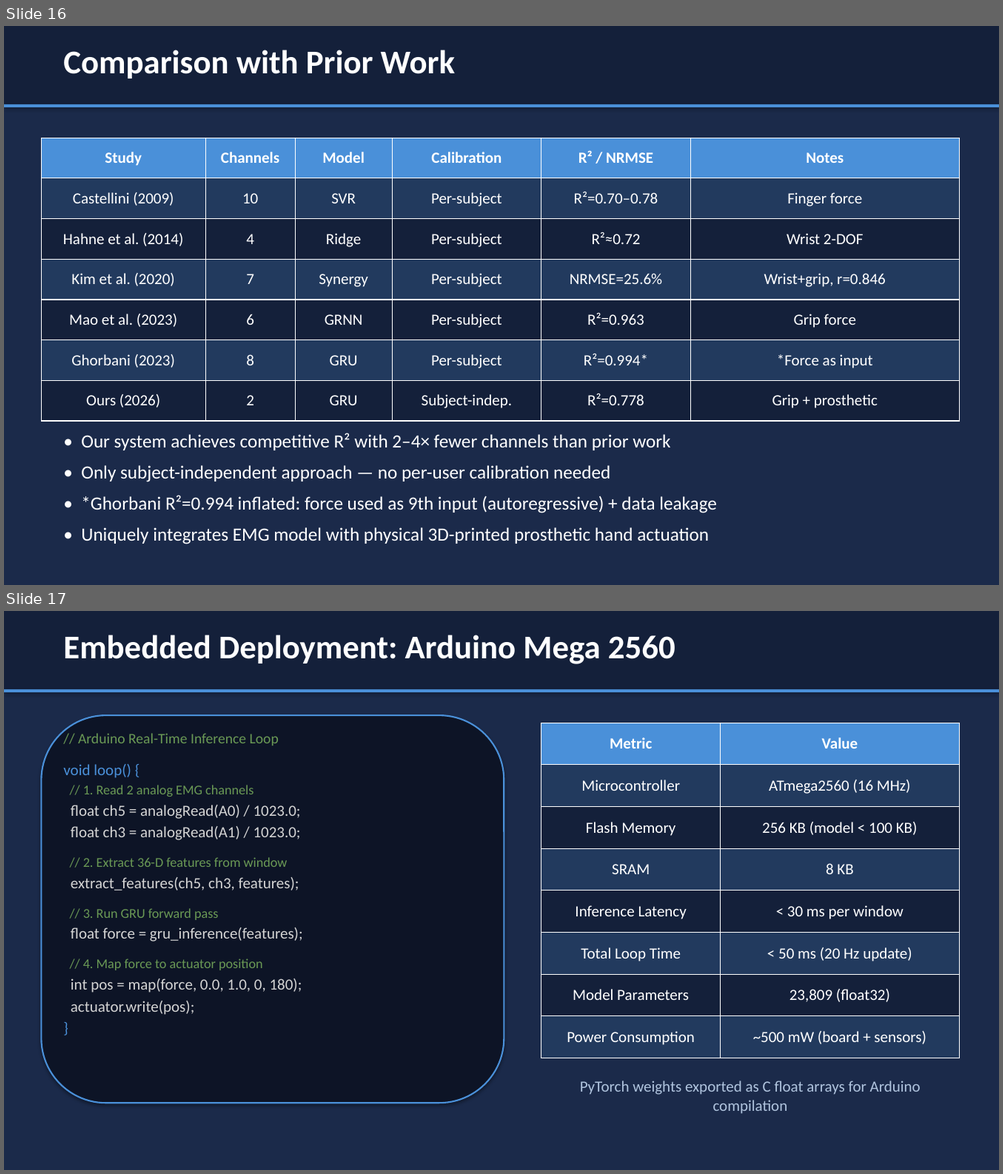
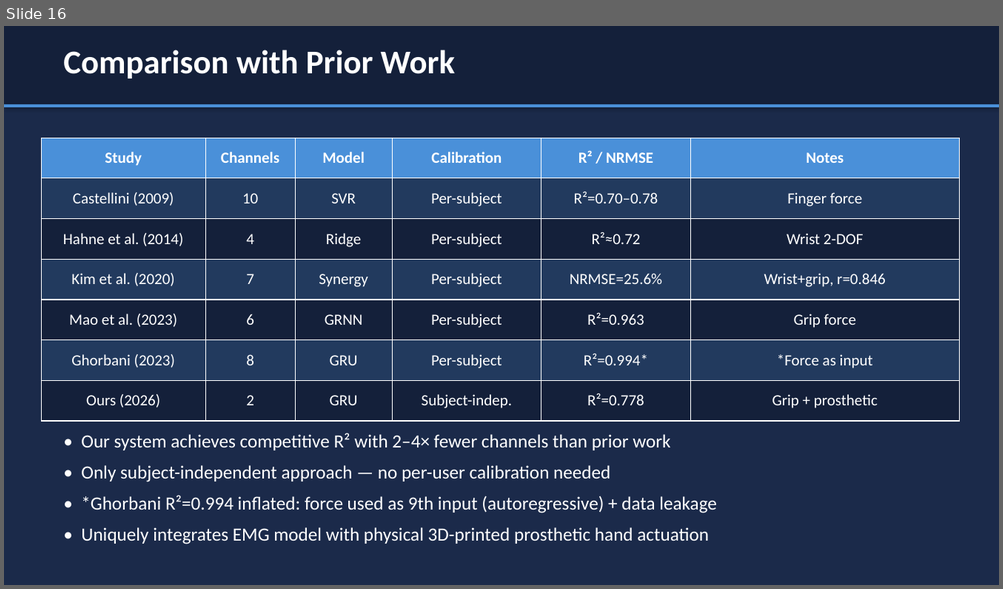
Before and after one commit to mohamedramyharras/graduation-project, a slide deck: paper/presentation.pptx. Shown one above the other, each under a label of ours: slides 16 and 17 before the commit, slide 16 after it. The pictures are 1003x1174 and 1003x589 pixels, drawn with LibreOffice and Linux fonts; fonts in the diff are those of the drawing. Boxes give left, top, right and bottom in pixels: in the first picture for what was removed or moved away, otherwise in the second. Text is boxed around its words. In the diff, an @@ line names an element or a change of style, - is before the commit and + after.

```diff
--- a/paper/presentation.pptx
+++ b/paper/presentation.pptx
@@ slide 17 removed at (4, 611, 999, 1170), background #1B2A4A @@
@@ rectangle removed at (4, 611, 999, 689) @@
@@ text removed at (63, 635, 675, 664) @@
-Embedded Deployment: Arduino Mega 2560
@@ rectangle removed at (4, 689, 999, 692) @@
@@ rounded rectangle removed at (41, 715, 504, 1103) @@
@@ text removed at (71, 733, 303, 1015) @@
-// Arduino Real-Time Inference Loop
-void loop() {
-// 1. Read 2 analog EMG channels
-float ch5 = analogRead(A0) / 1023.0;
-float ch3 = analogRead(A1) / 1023.0;
-// 2. Extract 36-D features from window
-extract_features(ch5, ch3, features);
-// 3. Run GRU forward pass
-float force = gru_inference(features);
-// 4. Map force to actuator position
-int pos = map(force, 0.0, 1.0, 0, 180);
-actuator.write(pos);
-}
@@ table removed at (541, 723, 959, 1059), 8 rows, 2 columns @@
-Metric | Value
-Microcontroller | ATmega2560 (16 MHz)
-Flash Memory | 256 KB (model < 100 KB)
-SRAM | 8 KB
-Inference Latency | < 30 ms per window
-Total Loop Time | < 50 ms (20 Hz update)
-Model Parameters | 23,809 (float32)
-Power Consumption | ~500 mW (board + sensors)
@@ text removed at (580, 1081, 920, 1114) @@
-PyTorch weights exported as C float arrays for Arduino compilation
```
Also in this commit, not shown: 1 slide changed, 1 slide added, 9 other files.
